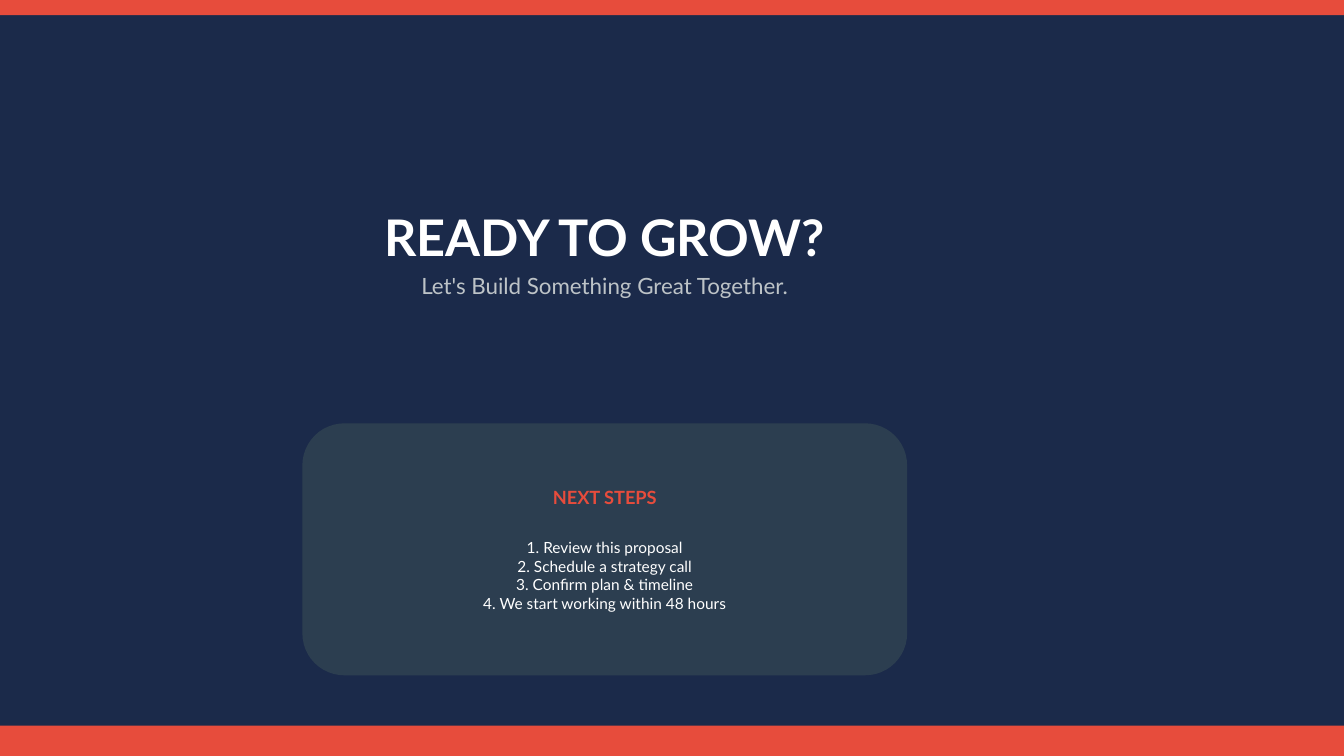
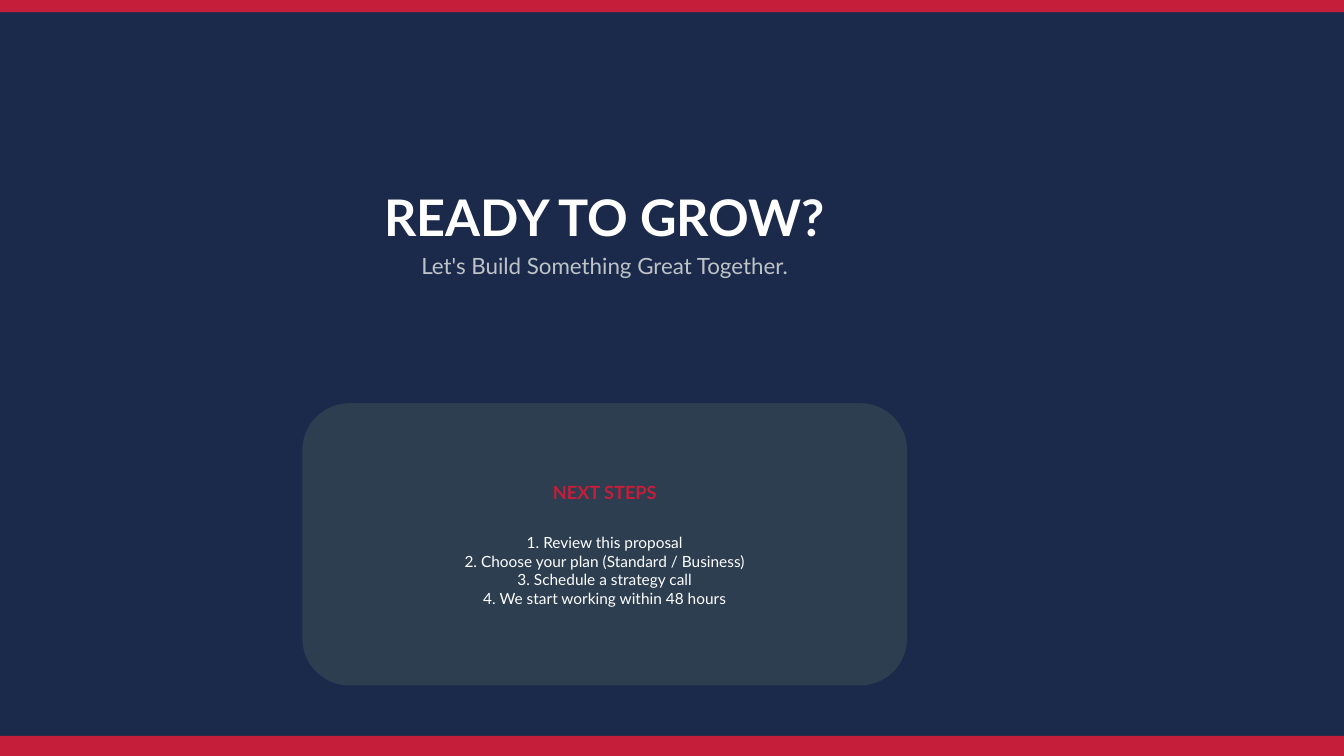
Before and after one commit to shivam9kedia/kiro, a slide deck: slide 16 of Apollo_Windows_3Month_Marketing_Roadmap.pptx (slide 15 before the commit). Drawn at 1344x756 pixels with LibreOffice and Linux fonts; fonts in the diff are those of the drawing. Boxes give left, top, right and bottom in pixels: in the first picture for what was removed or moved away, otherwise in the second. Text is boxed around its words. In the diff, an @@ line names an element or a change of style, - is before the commit and + after.

Commit message:
Apollo Windows 3-Month Marketing Roadmap v2
- Brand colors: Red (#C41E3A) + Navy (#1B2A4A)
- Ad budget: $300/mo ($200 profile visits + $100 engagement)
- Standard Plan: INR 10K/mo (8-11 posts, FB+IG)
- Business Plan: INR 18K/mo (18-20 posts, 4 platforms, ads mgmt)
- 16 professionally designed slides
- Realistic KPIs, no fake promises

```diff
--- a/Apollo_Windows_3Month_Marketing_Roadmap.pptx
+++ b/Apollo_Windows_3Month_Marketing_Roadmap.pptx
@@ rectangle at bbox=[0, 0, 1344, 12]: fill #E74C3C to #C41E3A @@
@@ text "READY TO GROW?": place and size @@
-text "READY TO GROW?" at bbox=[385, 219, 825, 298]
+text "READY TO GROW?" at bbox=[385, 199, 825, 278]
@@ rounded rectangle "NEXT STEPS": place and size @@
-rounded rectangle "NEXT STEPS" at bbox=[302, 423, 907, 676]
+rounded rectangle "NEXT STEPS" at bbox=[302, 403, 907, 686]
@@ text in rounded rectangle at bbox=[553, 485, 657, 499]: text colour #E74C3C to #C41E3A in "NEXT STEPS" @@
@@ text in rounded rectangle at bbox=[465, 555, 745, 588]: text changed @@
-2. Schedule a strategy call
-3. Confirm plan & timeline
+2. Choose your plan (Standard / Business)
+3. Schedule a strategy call
@@ rectangle at bbox=[0, 736, 1344, 756]: fill #E74C3C to #C41E3A @@
@@ rectangle: place and size @@
-rectangle at bbox=[0, 726, 1344, 756]
+rectangle at bbox=[0, 736, 1344, 756]
```
Also in this commit, not shown: 13 other slides changed, 2 slides added, 1 slide removed, 5 other files.
